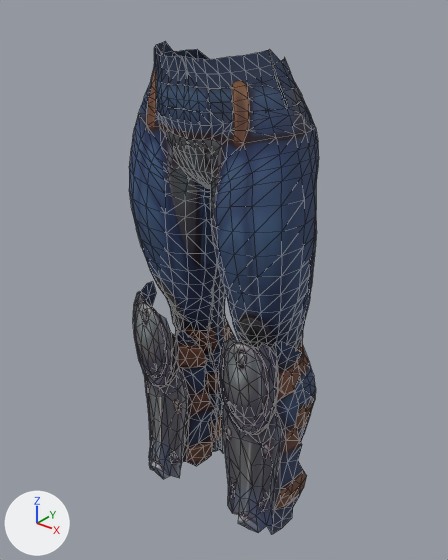
What one commit did to the glTF model assets/models/character/outfits/Female_Tank1_Legs.gltf.
Camera for both pictures: a 50 mm camera at (0.771, -0.946, 1.253) aimed at (-0.018, 0.041, 0.641). Every picture has the same lights, and +X, +Y and +Z are marked at lower left. The older version comes first. Mesh edges are drawn as thin lines. Vertices at exactly the same position are counted once.

Before the edit, the objects in view are built like this:
```python
me_superhero_female_001 = bpy.data.meshes.new('Superhero_Female.001')
me_superhero_female_001.from_pydata(...)  # 1884 vertices, 3238 faces; spans x -0.221..0.22, y -0.106..0.179, z 0.052..1.144
# faces by material slot: [2358, 880]
me_superhero_female_001.materials.append(mat_female_tank1_legs_shell)
me_superhero_female_001.materials.append(mat_material_0)
ob_armorlegs = bpy.data.objects.new('ArmorLegs', me_superhero_female_001)
ob_armorlegs.location = (0.0, 0.0, 0.0)
```
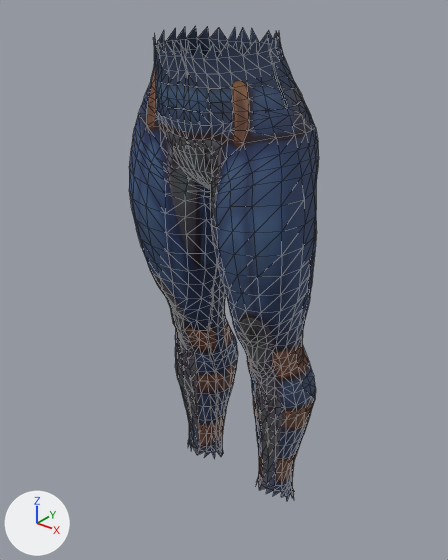
What changed in the scene script:
```text
Change me_superhero_female_001:
    used by ob_armorlegs; location = (0.0, 0.0, 0.0)
    remove me_superhero_female_001.from_pydata(...)  # 1884 vertices, 3238 faces; spans x -0.221..0.22, y -0.106..0.179, z 0.052..1.144
    add me_superhero_female_001.from_pydata(...)  # 1497 vertices, 2564 faces; spans x -0.217..0.217, y -0.112..0.174, z 0.04..1.17
    me_superhero_female_001 part 1: the loose piece of 232 vertices spanning x 0.027..0.22, y -0.104..0.079, z 0.077..0.608 is deleted
    me_superhero_female_001 part 2: the loose piece of 227 vertices spanning x -0.221..-0.029, y -0.104..0.095, z 0.071..0.613 is deleted
    me_superhero_female_001 part 3
    19 vertices are removed from x -0.128..0.128, y -0.076..0.089, z 1.092..1.144
    40 faces are deleted
    70 vertices are added at x -0.129..0.129, y -0.112..0.09, z 1.092..1.17
    120 new faces join them
    me_superhero_female_001 part 4
    24 vertices are removed from x -0.165..0.165, y 0.065..0.135, z 0.052..0.103
    38 faces are deleted
    68 vertices are added at x -0.17..0.17, y 0.031..0.14, z 0.04..0.11
    78 new faces join them
    other edits to the shape of me_superhero_female_001 do not show in these pictures
    remove me_superhero_female_001.materials.append(mat_material_0)
```

Location of each change, [x1, y1, x2, y2] in pixels of the pictures (448 x 560 px):
'ArmorLegs', reshaped: before [129, 41, 319, 534]; after [129, 26, 319, 501]
part 1 of me_superhero_female_001, deleted: before [219, 339, 307, 534]
part 2 of me_superhero_female_001, deleted: before [133, 282, 215, 479]
part 3 of me_superhero_female_001, built on: before [154, 41, 291, 80]; after [153, 26, 291, 80]
part 4 of me_superhero_female_001, cut back: after [188, 438, 294, 501]
